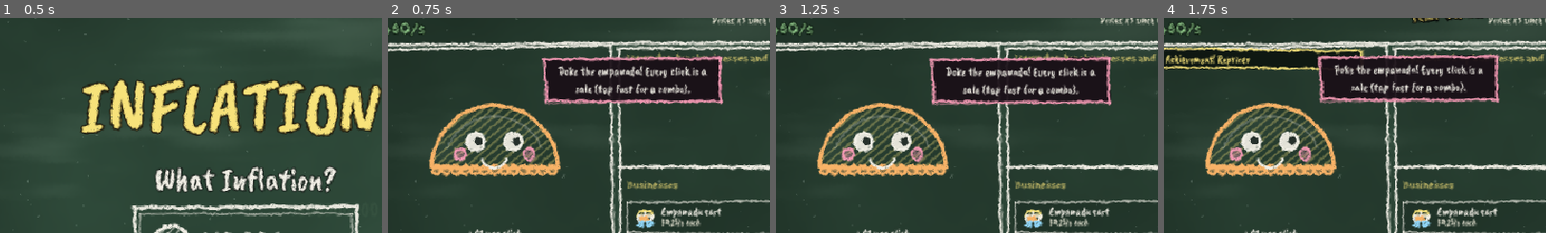
Above: before the commit, frames 1-4 (left to right).
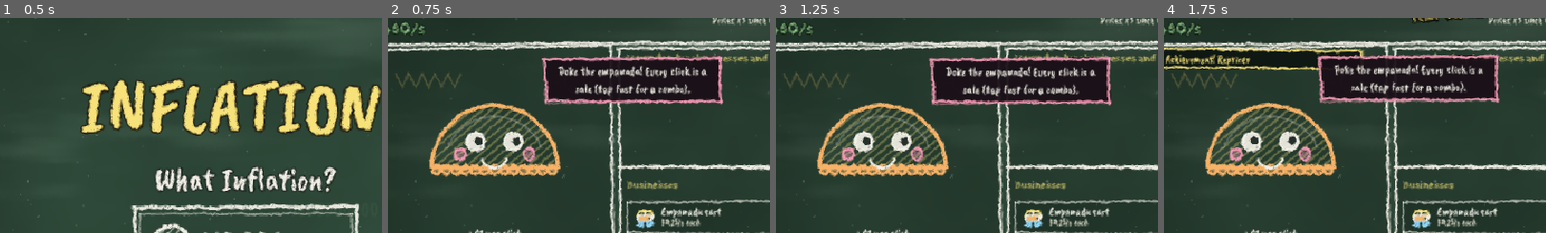
Above: after the commit, the same moments.

Repository: agusmoscato/INFLATION-What-Inflation-
Game: Godot game, scene res://scenes/Main.tscn
Same seed, same stepped clock (60 frames per second), same inputs: the game is played once before the commit and once after it.
Inputs:
- Up to frame 1 (0.5 s): no input
- Up to frame 2 (0.75 s): click "New game" at 0.5 s
- Up to frame 3 (1.25 s): no input
- Up to frame 4 (1.75 s): click "REPRICE" at 1.25 s
The pictures show only the part of the screen within x 3-53%, y 12-62%; the shares and areas given below are measured in that part.

Frame 1 is identical in both runs. In frame 2, 0.3% of the frame differs, in the area x 2-19%, y 24-33%; in frame 3, 0.3%; in frame 4, 0.3%.

Commit message:
Que se vea el crecimiento y que se sienta la inflación (puntos 1 y 5)
Crecimiento:
- Calle del barrio en tiza debajo de la empanada: cada negocio comprado agrega su dibujito, una fila por tipo con
  tope según la calidad de tiza (7 / 6 / 4); la parrilla tira humo (capa liviana aparte, apagada en calidad baja).
  Se redibuja solo cuando cambia algo.
- Fondo del pizarrón según la capa: toldo y sol (El puesto), casitas (El barrio), edificios y nubes (La ciudad),
  rascacielos y signos de $ (Las finanzas), llamas y billetes (Hiperinflación).
- La empanada evoluciona con el árbol: gorrito de cocinera (3 nodos), anteojos de sol (20), corona (los 6 sellos) y
  brillo dorado con el final.

Inflación (sin cambiar el balance):
- Cuando un precio sube por inflación, el viejo se tacha con tiza y cae, y el nuevo salta.
- El porcentaje de inflación tiembla cuando sube.
- Cerca de la pared la pantalla se tiñe de rojo y la empanada transpira, aunque el freno evite la traba.
- 14 avisos graciosos cuando los precios pegan un salto ("¡Aumentó el colectivo!"), como mucho cada 25 s.

Co-Authored-By: Claude Opus 5.5 <noreply@anthropic.com>

Diff:
--- a/scripts/core/economy_logic.gd
+++ b/scripts/core/economy_logic.gd
@@ -189,6 +189,15 @@
 static func ln_limit(m: GameModel) -> float:
 	var floor_ln: float = -BigNumber.LN10 * B("deflation_max_dec") if m.run_time >= B("deflation_after_s") else 0.0
 	return maxf(floor_ln, minf(ln_cap(m), ln_brake(m)))
+
+
+## Qué tan cerca está la vuelta de la pared (0 = lejos, 1 = encima): progreso alto o inflación frenada contra el freno.
+## Es solo para la sensación (pantalla roja, empanada que transpira); no cambia el balance.
+static func wall_closeness(m: GameModel) -> float:
+	var w: float = clampf((progress(m) - 0.8) / 0.25, 0.0, 1.0)
+	if m.ln_p > 0.3 and braked(m):
+		w = maxf(w, 0.6)
+	return w
 
 
 ## ¿La inflación está frenada (cerca del freno o del tope)?
--- /dev/null
+++ b/scripts/ui/barrio_view.gd
@@ -0,0 +1,111 @@
+class_name BarrioView
+extends Control
+## La "calle del barrio": cada negocio comprado agrega su dibujito de tiza (carritos en fila, kioscos, la parrilla con
+## humo...), una fila por tipo como los edificios de Cookie Clicker, con un tope visual por tipo según la calidad de
+## tiza. Abajo, la vereda cambia con la capa de la vuelta (tierra, vereda con faroles, ciudad, finanzas, hiperinflación).
+## Rendimiento: los dibujos se rehacen solo cuando cambia algo (cantidades o capa); el humo es una capa aparte, liviana.
+
+const ROW_H: float = 27.0
+const ICON: float = 25.0
+const COLS: int = 2
+const CAPS: Array = [7, 6, 4]            ## dibujitos por tipo según la calidad (alta, media, baja)
+
+var _sig: String = ""
+var _rows: Array = []                   ## [{id, n}]
+var _era: int = 1
+var _smoke: Control
+
+
+func _init() -> void:
+	mouse_filter = Control.MOUSE_FILTER_IGNORE
+	set_meta("qa_ignore", true)
+	_smoke = Control.new()
+	_smoke.mouse_filter = Control.MOUSE_FILTER_IGNORE
+	_smoke.set_anchors_and_offsets_preset(Control.PRESET_FULL_RECT)
+	_smoke.draw.connect(_draw_smoke)
+	add_child(_smoke)
+
+
+func cap() -> int:
+	return int(CAPS[clampi(Settings.quality, 0, 2)])
+
+
+## La llama GameScreen cada frame: solo redibuja si cambió algo.
+func refresh(m: GameModel, era: int) -> void:
+	var c: int = cap()
+	var sig: String = "%d|%d|" % [era, c]
+	var rows: Array = []
+	for def in GameData.businesses:
+		var n: int = m.owned_count(def["id"])
+		if n > 0:
+			rows.append({"id": def["id"], "n": mini(n, c)})
+			sig += "%s:%d," % [def["id"], mini(n, c)]
+	var lines: int = int(ceil(float(rows.size()) / float(COLS)))
+	custom_minimum_size = Vector2(0, 12.0 + ROW_H * float(lines)) if not rows.is_empty() else Vector2.ZERO
+	visible = not rows.is_empty()
+	if sig != _sig:
+		_sig = sig
+		_rows = rows
+		_era = era
+		queue_redraw()
+	if Settings.quality < 2 and _has("choripan"):
+		_smoke.queue_redraw()
+
+
+func _has(id: String) -> bool:
+	for r in _rows:
+		if r["id"] == id:
+			return true
+	return false
+
+
+func _cell(i: int) -> Rect2:
+	var w: float = size.x / float(COLS)
+	return Rect2(Vector2(w * float(i % COLS), 4.0 + ROW_H * float(i / COLS)), Vector2(w, ROW_H))
+
+
+func _draw() -> void:
+	_draw_street()
+	var c: int = cap()
+	for i in range(_rows.size()):
+		var r: Rect2 = _cell(i)
+		var id: String = _rows[i]["id"]
+		var n: int = int(_rows[i]["n"])
+		var step: float = minf(ICON * 0.98, (r.size.x - ICON - 6.0) / float(maxi(1, c - 1)))
+		for k in range(n):
+			var p: Vector2 = r.position + Vector2(4.0 + step * float(k), 1.0)
+			ChalkIcons.draw(self, id, Rect2(p, Vector2(ICON, ICON)), k * 13 + i)
+
+
+## La vereda de abajo y los detalles de cada capa (una línea de tiza, faroles, edificios, signos de $, llamas).
+func _draw_street() -> void:
+	var y: float = size.y - 2.0
+	var col: Color = Color(GameData.era_def(_era)["color"], 0.45)
+	Chalk.line(self, Vector2(2, y), Vector2(size.x - 2, y), col, 2.0, 7 + _era, 1.0)
+	match _era:
+		2:
+			for x in range(30, int(size.x), 90):
+				Chalk.line(self, Vector2(x, y), Vector2(x, y - 12), Color(col, 0.35), 1.6, x, 0.6)
+				draw_circle(Vector2(x, y - 13), 2.5, Color(Chalk.YELLOW, 0.35))
+		3, 4:
+			for x in range(10, int(size.x) - 20, 46):
+				var h: float = 8.0 + float((x * 7) % 9)
+				Chalk.polygon(self, PackedVector2Array([Vector2(x, y), Vector2(x, y - h), Vector2(x + 18, y - h), Vector2(x + 18, y)]), Color(col, 0.3), 1.4, x)
+		5:
+			for x in range(12, int(size.x), 40):
+				Chalk.polyline(self, PackedVector2Array([Vector2(x, y), Vector2(x + 4, y - 9), Vector2(x + 8, y)]), Color(Chalk.RED, 0.4), 1.6, x)
+
+
+## Humo de la parrilla (choripán): unas bocanadas que suben, baratas de dibujar.
+func _draw_smoke() -> void:
+	var t: float = float(Time.get_ticks_msec()) / 1000.0
+	for i in range(_rows.size()):
+		if _rows[i]["id"] != "choripan":
+			continue
+		var r: Rect2 = _cell(i)
+		var n: int = int(_rows[i]["n"])
+		var step: float = minf(ICON * 0.98, (r.size.x - ICON - 6.0) / float(maxi(1, cap() - 1)))
+		for k in range(0, n, 3):
+			var f: float = fmod(t * 0.6 + float(k) * 0.37, 1.0)
+			var p: Vector2 = r.position + Vector2(4.0 + step * float(k) + ICON * 0.5 + sin(t * 2.0 + k) * 2.0, 2.0 - f * 10.0)
+			_smoke.draw_circle(p, 1.5 + f * 2.5, Color(Chalk.WHITE, 0.3 * (1.0 - f)))
--- a/scripts/ui/empanada_button.gd
+++ b/scripts/ui/empanada_button.gd
@@ -7,6 +7,14 @@
 
 ## Tasa de inflación mensual actual (la actualiza GameScreen): define el ánimo.
 var rate: float = 0.03
+## La empanada evoluciona con el árbol (la actualiza GameScreen): gorrito de cocinera, anteojos de sol, corona y,
+## con el final, brillo dorado.
+var hat: bool = false
+var glasses: bool = false
+var crown: bool = false
+var gold: bool = false
+## Transpira cuando la vuelta se acerca a la pared (aunque el freno evite la traba).
+var sweat: float = 0.0
 
 var _tween: Tween
 var _t: float = 0.0
@@ -59,6 +67,13 @@
 func _draw() -> void:
 	var c: Vector2 = Vector2(size.x / 2.0, size.y * 0.68)
 	var r: float = minf(size.x * 0.42, size.y * 0.74)
+	if gold:
+		# brillo dorado del final: halo que respira y rayitos
+		var k: float = 0.5 + 0.5 * sin(_t * 2.5)
+		draw_circle(c + Vector2(0, -r * 0.45), r * (1.05 + 0.05 * k), Color(Chalk.YELLOW, 0.10 + 0.06 * k))
+		for i in range(10):
+			var a0: float = PI + PI * (float(i) + 0.5) / 10.0
+			draw_line(c + Vector2(cos(a0), sin(a0)) * r * 1.15, c + Vector2(cos(a0), sin(a0)) * r * (1.3 + 0.06 * k), Color(Chalk.YELLOW, 0.5), 2.0, true)
 	# cuerpo: media luna
 	var body: PackedVector2Array = PackedVector2Array()
 	for i in range(0, 25):
@@ -77,6 +92,40 @@
 		Chalk.circle(self, Vector2(x, c.y + 3.0), r * 0.07, Chalk.ORANGE, 2.6, 20 + i, true, 3.0)
 	Chalk.line(self, c + Vector2(-r, 0), c + Vector2(r, 0), Chalk.ORANGE, 4.0, 33, 1.5)
 	_draw_face(c, r)
+	_draw_outfit(c, r)
+	if sweat > 0.0 and rate <= 0.15:
+		# gotitas de transpiración cerca de la pared (la cara preocupada ya trae las suyas con inflación alta)
+		for i in range(int(ceil(sweat * 3.0))):
+			var f: float = fmod(_t * (0.8 + 0.25 * float(i)) + float(i) * 0.41, 1.0)
+			var sx: float = c.x + r * (0.55 + 0.12 * float(i)) * (1.0 if i % 2 == 0 else -1.0)
+			_drop(Vector2(sx, c.y - r * 0.85 + f * r * 0.6), r * 0.07, (1.0 - f) * clampf(sweat, 0.3, 1.0))
+
+
+## Accesorios: gorrito de cocinera (o corona), anteojos de sol.
+func _draw_outfit(c: Vector2, r: float) -> void:
+	var top: Vector2 = c + Vector2(0, -r * 0.98)
+	if crown:
+		var w: float = r * 0.62
+		var pts: PackedVector2Array = PackedVector2Array([top + Vector2(-w / 2.0, 0), top + Vector2(-w / 2.0, -r * 0.3), top + Vector2(-w / 4.0, -r * 0.14),
+			top + Vector2(0, -r * 0.36), top + Vector2(w / 4.0, -r * 0.14), top + Vector2(w / 2.0, -r * 0.3), top + Vector2(w / 2.0, 0)])
+		Chalk.polygon(self, pts, Chalk.YELLOW, 3.0, 201, true, Color(Chalk.YELLOW, 0.45), 6.0)
+		for i in range(3):
+			draw_circle(top + Vector2(-w / 2.0 + w * 0.5 * float(i), -r * (0.3 if i != 1 else 0.36)), 3.5, Chalk.PINK)
+	elif hat:
+		var hw: float = r * 0.36
+		Chalk.polygon(self, PackedVector2Array([top + Vector2(-hw, 2), top + Vector2(-hw, -r * 0.12), top + Vector2(hw, -r * 0.12), top + Vector2(hw, 2)]), Chalk.WHITE, 2.6, 211, true, Color(Chalk.WHITE, 0.35), 5.0)
+		Chalk.circle(self, top + Vector2(-hw * 0.45, -r * 0.3), r * 0.2, Chalk.WHITE, 2.4, 212, true, 5.0)
+		Chalk.circle(self, top + Vector2(hw * 0.45, -r * 0.3), r * 0.2, Chalk.WHITE, 2.4, 213, true, 5.0)
+		Chalk.circle(self, top + Vector2(0, -r * 0.42), r * 0.22, Chalk.WHITE, 2.4, 214, true, 5.0)
+	if glasses:
+		var ey: float = c.y - r * 0.42
+		var ex: float = r * 0.30
+		var lw: float = r * 0.2
+		for s in [-1.0, 1.0]:
+			var ec: Vector2 = Vector2(c.x + ex * s, ey)
+			draw_rect(Rect2(ec - Vector2(lw, lw * 0.6), Vector2(lw * 2.0, lw * 1.25)), Color(0.05, 0.05, 0.07, 0.92))
+			draw_line(ec + Vector2(-lw * 0.6, -lw * 0.3), ec + Vector2(-lw * 0.1, -lw * 0.3), Color(Chalk.WHITE, 0.6), 2.0)
+		draw_line(Vector2(c.x - ex + lw, ey - lw * 0.2), Vector2(c.x + ex - lw, ey - lw * 0.2), Color(0.05, 0.05, 0.07), 3.0)
 
 
 func _draw_face(c: Vector2, r: float) -> void:
--- /dev/null
+++ b/scripts/ui/era_backdrop.gd
@@ -0,0 +1,68 @@
+class_name EraBackdrop
+extends Control
+## Dibujos tenues de fondo detrás de la empanada, según la capa de la vuelta:
+## 1 "El puesto" (un toldo y un sol), 2 "El barrio" (casitas y un árbol), 3 "La ciudad" (edificios y nubes),
+## 4 "Las finanzas" (rascacielos, signos de $ y una flecha que sube), 5 "¡Hiperinflación!" (llamas y billetes volando).
+## Se redibuja solo al cambiar de capa (o de tamaño): no cuesta nada por frame.
+
+var era: int = 1:
+	set(v):
+		if v != era:
+			era = v
+			queue_redraw()
+
+
+func _init() -> void:
+	mouse_filter = Control.MOUSE_FILTER_IGNORE
+	set_meta("qa_ignore", true)
+	resized.connect(queue_redraw)
+
+
+func _draw() -> void:
+	var w: float = size.x
+	var h: float = size.y
+	if w < 10.0 or h < 10.0:
+		return
+	var col: Color = Color(GameData.era_def(era)["color"], 0.16)
+	var base: float = h * 0.62
+	match era:
+		1:
+			# toldo del puesto y un sol
+			Chalk.circle(self, Vector2(w * 0.86, h * 0.14), 16.0, col, 2.0, 3)
+			for i in range(8):
+				var a: float = TAU * float(i) / 8.0
+				Chalk.line(self, Vector2(w * 0.86, h * 0.14) + Vector2(cos(a), sin(a)) * 22.0, Vector2(w * 0.86, h * 0.14) + Vector2(cos(a), sin(a)) * 30.0, col, 1.6, 10 + i, 0.5)
+			for i in range(5):
+				var x0: float = w * 0.05 + float(i) * 22.0
+				Chalk.polyline(self, PackedVector2Array([Vector2(x0, h * 0.1), Vector2(x0 + 11, h * 0.16), Vector2(x0 + 22, h * 0.1)]), col, 1.8, 20 + i)
+		2:
+			for i in range(3):
+				var x: float = w * (0.06 + 0.3 * float(i))
+				var hw: float = 34.0
+				Chalk.polygon(self, PackedVector2Array([Vector2(x, base), Vector2(x, base - 26), Vector2(x + hw / 2.0, base - 42), Vector2(x + hw, base - 26), Vector2(x + hw, base)]), col, 1.8, 30 + i)
+			Chalk.circle(self, Vector2(w * 0.9, base - 40), 16.0, col, 1.8, 40)
+			Chalk.line(self, Vector2(w * 0.9, base - 24), Vector2(w * 0.9, base), col, 2.0, 41)
+		3:
+			for i in range(7):
+				var x2: float = w * 0.02 + float(i) * w * 0.14
+				var hh: float = 30.0 + float((i * 37) % 50)
+				Chalk.polygon(self, PackedVector2Array([Vector2(x2, base), Vector2(x2, base - hh), Vector2(x2 + w * 0.1, base - hh), Vector2(x2 + w * 0.1, base)]), col, 1.6, 50 + i)
+			Chalk.circle(self, Vector2(w * 0.2, h * 0.12), 12.0, col, 1.6, 60, false, 5.0, 2.0)
+			Chalk.circle(self, Vector2(w * 0.75, h * 0.18), 10.0, col, 1.6, 61, false, 5.0, 2.2)
+		4:
+			for i in range(5):
+				var x3: float = w * 0.03 + float(i) * w * 0.2
+				var hh2: float = 60.0 + float((i * 53) % 70)
+				Chalk.polygon(self, PackedVector2Array([Vector2(x3, base), Vector2(x3, base - hh2), Vector2(x3 + w * 0.08, base - hh2 - 12), Vector2(x3 + w * 0.13, base - hh2), Vector2(x3 + w * 0.13, base)]), col, 1.6, 70 + i)
+			var f: Font = Chalk.title_font if Chalk.title_font != null else ThemeDB.fallback_font
+			for i in range(4):
+				draw_string(f, Vector2(w * (0.12 + 0.24 * float(i)), h * (0.1 + 0.08 * float(i % 2))), "$", HORIZONTAL_ALIGNMENT_LEFT, -1, 26, col)
+			Chalk.polyline(self, PackedVector2Array([Vector2(w * 0.55, h * 0.3), Vector2(w * 0.68, h * 0.22), Vector2(w * 0.74, h * 0.26), Vector2(w * 0.9, h * 0.08)]), col, 2.2, 80)
+		5:
+			var red: Color = Color(Chalk.RED, 0.2)
+			for i in range(9):
+				var x4: float = w * (0.03 + 0.11 * float(i))
+				Chalk.polyline(self, PackedVector2Array([Vector2(x4, base), Vector2(x4 + 8, base - 26 - float(i % 3) * 8), Vector2(x4 + 16, base)]), red, 2.0, 90 + i)
+			for i in range(4):
+				var p: Vector2 = Vector2(w * (0.15 + 0.22 * float(i)), h * (0.1 + 0.07 * float(i % 2)))
+				Chalk.polygon(self, PackedVector2Array([p, p + Vector2(28, -6), p + Vector2(32, 10), p + Vector2(4, 16)]), red, 1.6, 100 + i)
--- a/scripts/ui/game_screen.gd
+++ b/scripts/ui/game_screen.gd
@@ -32,6 +32,8 @@
 var remark_line: Label
 var empanada: EmpanadaButton
 var combo_bar: ChalkBar
+var barrio: BarrioView
+var backdrop: EraBackdrop
 var combo_label: Label
 var click_label: Label
 var reform_btn: Button
@@ -79,6 +81,11 @@
 var _headline_i: int = 0
 var _fps_watch: FpsWatch = FpsWatch.new(45.0, 5.0)
 var _last_era: int = 1
+var _last_pct: float = 0.0
+var _rate_shake: float = 0.0
+var _joke_p: float = 0.0               # ln P del último chiste de aumento
+var _joke_t: float = -99.0
+var _joke_i: int = 0
 var _toast_queue: Array = []          # [[texto, color]] esperando su turno
 var _last_toast: float = -99.0
 
@@ -264,6 +271,8 @@
 	var p: PanelContainer = UIKit.panel(UIKit.C_PANEL, 10)
 	p.size_flags_vertical = Control.SIZE_EXPAND_FILL
 	col.add_child(p)
+	backdrop = EraBackdrop.new()       # dibujos tenues de la capa, detrás de la empanada
+	p.add_child(backdrop)
 	var v: VBoxContainer = VBoxContainer.new()
 	v.alignment = BoxContainer.ALIGNMENT_CENTER
 	v.add_theme_constant_override("separation", 6)
@@ -283,6 +292,8 @@
 	combo_bar.custom_minimum_size = Vector2(220, 12)
 	combo_bar.size_flags_horizontal = Control.SIZE_SHRINK_CENTER
 	v.add_child(combo_bar)
+	barrio = BarrioView.new()          # la calle del barrio que se va llenando
+	v.add_child(barrio)
 	reform_btn = Button.new()
 	reform_btn.custom_minimum_size = Vector2(0, 62)
 	UIKit.style_button(reform_btn, UIKit.C_GOLD, 19)
@@ -565,6 +576,10 @@
 		_last_era = era
 		Chalk.pop(era_label, 1.3, 0.5)
 	var pct: float = EconomyLogic.monthly_pct(m)
+	if pct > _last_pct + 0.05 and not EconomyLogic.frozen(m):
+		_rate_shake = 0.35
+	_last_pct = pct
+	_inflation_jokes(m)
 	if EconomyLogic.frozen(m):
 		rate_label.text = tr("ui.frozen") % int(ceil(m.freeze_left))
 		rate_label.add_theme_color_override("font_color", Chalk.BLUE)
@@ -584,6 +599,20 @@
 	cred_label.text = "%d" % m.credibility
 
 
+## Avisos graciosos cuando la inflación pega un salto (los precios subieron un 8 % desde el último), como mucho cada 25 s.
+const JOKES: int = 14
+
+
+func _inflation_jokes(m: GameModel) -> void:
+	if m.ln_p < _joke_p - 0.5:
+		_joke_p = m.ln_p          # empezó otra vuelta (o hubo deflación)
+	if m.ln_p - _joke_p >= 0.08 and _clock - _joke_t >= 25.0:
+		_joke_p = m.ln_p
+		_joke_t = _clock
+		_toast(tr("joke.%d" % (_joke_i % JOKES)), Chalk.RED)
+		_joke_i += 1 + randi() % 3
+
+
 func _pct(v: float) -> String:
 	if v >= 1000.0:
 		return BigNumber.from_float(v).format(1)
@@ -592,6 +621,18 @@
 
 func _refresh_left(m: GameModel) -> void:
 	empanada.rate = EconomyLogic.monthly_pct(m) / 100.0
+	var era: int = EconomyLogic.era_of(m)
+	barrio.refresh(m, era)
+	backdrop.era = era
+	# la empanada evoluciona con el árbol
+	var seals: int = 0
+	for id in m.tree:
+		if bool(GameData.node(id)["seal"]):
+			seals += 1
+	empanada.hat = m.tree.size() >= 3
+	empanada.glasses = m.tree.size() >= 20
+	empanada.crown = seals >= 6
+	empanada.gold = m.won
 	click_label.text = tr("ui.per_click") % EconomyLogic.click_value(m).format()
 	var cap: int = int(m.mods["combo_cap"])
 	combo_bar.max_value = float(cap)
@@ -681,10 +722,50 @@
 			cost = EconomyLogic.business_cost(m, def, q)
 			btn.text = UIKit.money(cost) if q == 1 else "x%d  %s" % [q, UIKit.money(cost)]
 		btn.disabled = cost.gt(m.money)
+		_price_bump(r, n, cost)
 	var vb: VScrollBar = biz_scroll.get_v_scroll_bar()
 	biz_more.visible = vb.max_value - vb.page > float(biz_scroll.scroll_vertical) + 6.0
 	if biz_more.visible:
 		biz_more.position.y = biz_more.get_parent().size.y - 24.0 + sin(_clock * 4.0) * 3.0
+
+
+## Si el precio de un negocio subió por la inflación (sin comprar), el viejo se tacha con tiza y cae, y el nuevo salta.
+func _price_bump(r: Dictionary, n: int, cost: BigNumber) -> void:
+	var last: Variant = r.get("last_cost", null)
+	var same_n: bool = int(r.get("last_n", -1)) == n and int(r.get("last_mode", 0)) == _buy_mode
+	r["last_n"] = n
+	r["last_mode"] = _buy_mode
+	if last == null or not same_n:
+		r["last_cost"] = cost
+		return
+	var old: BigNumber = last
+	if cost.le(old.mul_f(1.03)):
+		if cost.lt(old):
+			r["last_cost"] = cost
+		return
+	r["last_cost"] = cost
+	var btn: Button = r["btn"]
+	if Settings.quality >= 2 or not btn.is_visible_in_tree() or _clock - float(r.get("bump_t", -99.0)) < 2.0:
+		return
+	r["bump_t"] = _clock
+	var br: Rect2 = btn.get_global_rect()
+	var l: Label = UIKit.label(UIKit.money(old), 15, Color(Chalk.WHITE, 0.8), HORIZONTAL_ALIGNMENT_CENTER)
+	l.mouse_filter = Control.MOUSE_FILTER_IGNORE
+	l.position = br.position + Vector2(-br.size.x * 0.62, 4)
+	l.size = Vector2(br.size.x, 20)
+	var strike: Control = Control.new()
+	strike.mouse_filter = Control.MOUSE_FILTER_IGNORE
+	strike.set_anchors_and_offsets_preset(Control.PRESET_FULL_RECT)
+	strike.draw.connect(func() -> void:
+		Chalk.line(strike, Vector2(br.size.x * 0.22, 12), Vector2(br.size.x * 0.78, 9), Chalk.RED, 2.4, 77, 1.0))
+	l.add_child(strike)
+	fx_layer.add_child(l)
+	var tw: Tween = create_tween()
+	tw.tween_property(l, "position:y", l.position.y + 26.0, 0.9).set_ease(Tween.EASE_IN)
+	tw.parallel().tween_property(l, "rotation", randf_range(-0.25, 0.25), 0.9)
+	tw.parallel().tween_property(l, "modulate:a", 0.0, 0.9).set_delay(0.3)
+	tw.tween_callback(l.queue_free)
+	Chalk.pop(btn, 1.08, 0.3)
 
 
 func _refresh_qty_buttons() -> void:
@@ -923,7 +1004,18 @@
 	else:
 		money_label.rotation = 0.0
 	var target: float = clampf((pct - EconomyLogic.B("hyper_month_pct")) / 400.0, 0.0, 0.28)
+	# cerca de la pared (final de la vuelta): la pantalla se pone roja y la empanada transpira, aunque el freno evite la traba
+	var wall: float = EconomyLogic.wall_closeness(gm())
+	target = maxf(target, wall * 0.2)
+	empanada.sweat = wall
 	tint.color.a = target * (0.75 + 0.25 * sin(_clock * 5.0))
+	if _rate_shake > 0.0:
+		_rate_shake = maxf(0.0, _rate_shake - delta)
+		rate_label.pivot_offset = rate_label.size / 2.0
+		rate_label.rotation = randf_range(-0.04, 0.04) * (_rate_shake / 0.35) * Settings.fx_scale()
+		rate_label.position.x += randf_range(-1.5, 1.5) * Settings.fx_scale()
+	else:
+		rate_label.rotation = 0.0
 	var nudge: bool = EconomyLogic.reform_advised(gm())
 	if _reform_pulse > 0.0 or nudge:
 		_reform_pulse = maxf(0.0, _reform_pulse - delta)
Not shown, changed: i18n/v2.txt
Not shown, added: scripts/ui/barrio_view.gd.uid
Not shown, added: scripts/ui/era_backdrop.gd.uid
